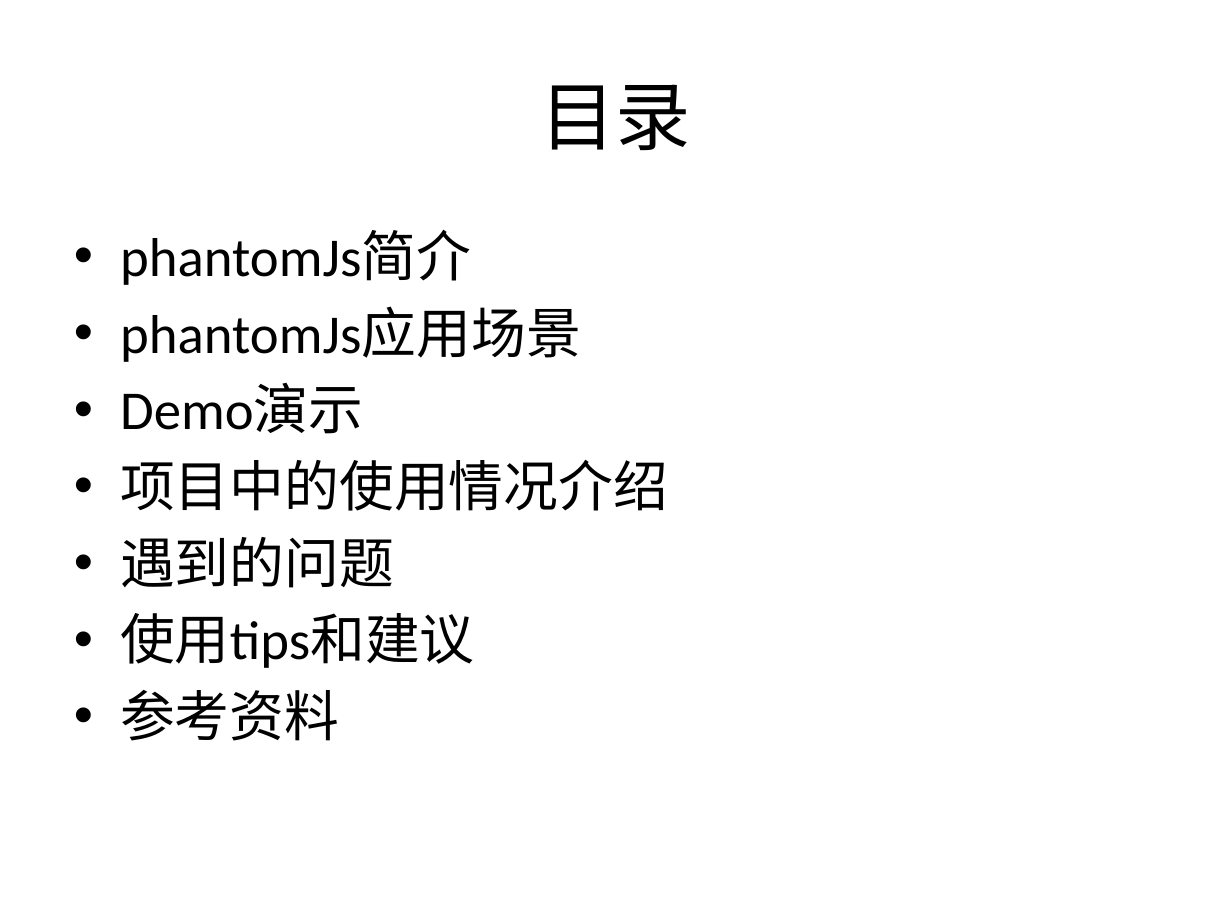
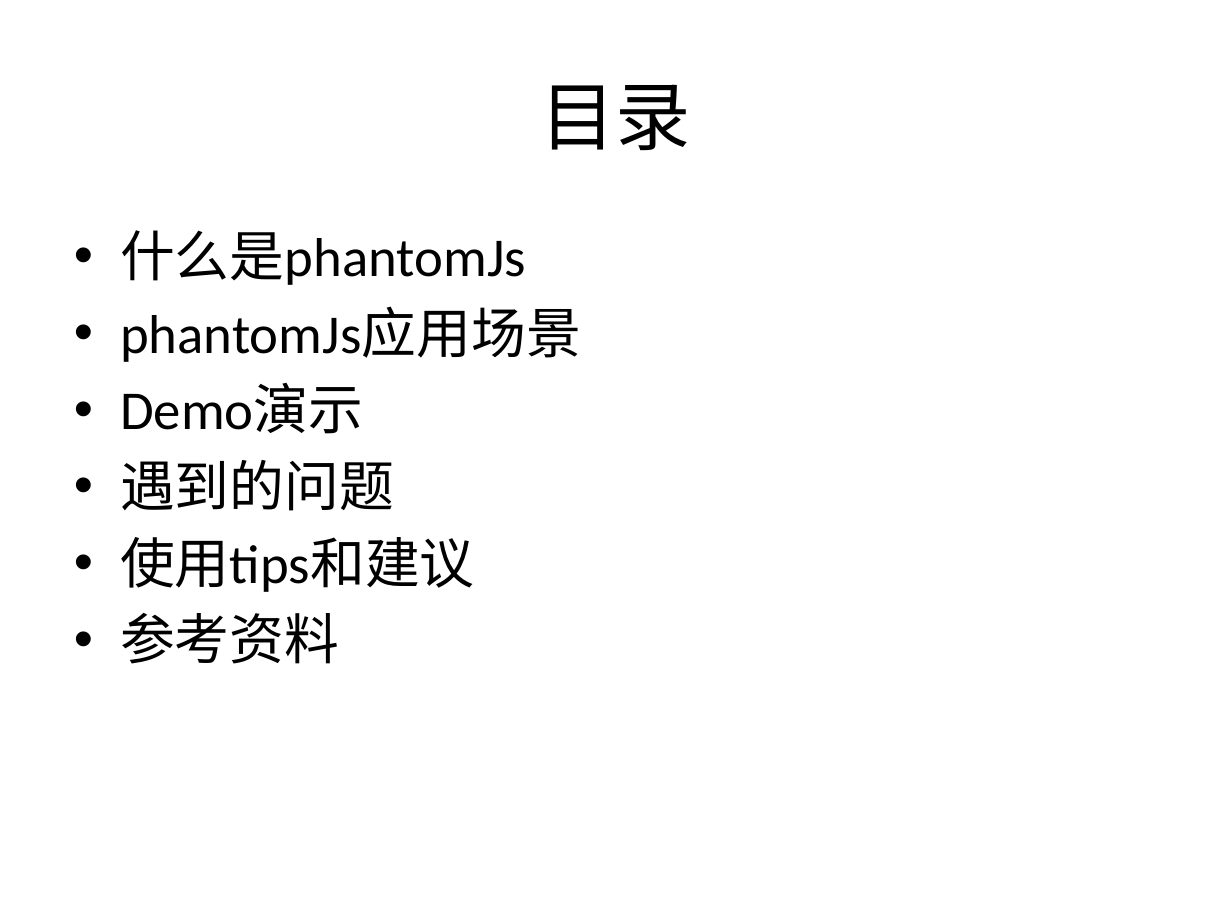
Before and after one commit to zcs19871221/mydoc, a slide deck: slide 2 of phantomJs介绍-张成思.pptx. Drawn at 1232x924 pixels with LibreOffice and Linux fonts; fonts in the diff are those of the drawing. Boxes give left, top, right and bottom in pixels: in the first picture for what was removed or moved away, otherwise in the second. Text is boxed around its words. In the diff, an @@ line names an element or a change of style, - is before the commit and + after.

```diff
--- a/phantomJs介绍-张成思.pptx
+++ b/phantomJs介绍-张成思.pptx
@@ text at [120,230,526,285]: text changed @@
-• phantomJs简介
+• 什么是phantomJs
@@ text at [120,460,668,511]: paragraph removed @@
-• 项目中的使用情况介绍
```
Also in this commit, not shown: 6 other slides changed, 2 slides added, 2 slides removed, 1 other file.
